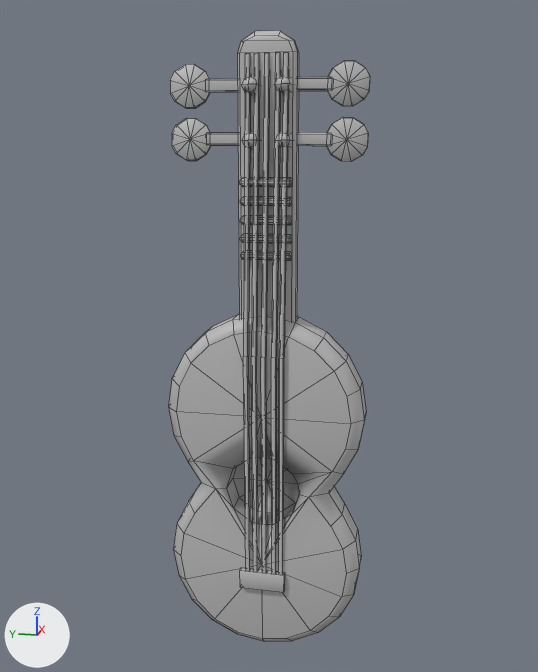
One commit to the FBX model VANHASSEL_CLARA/MESHES/SM_guitare.fbx: the scene before it, then after it.
Camera for both pictures: a 50 mm camera at (-1.196, -0.245, 0.349) aimed at (0.017, -0.003, 0.046). The axes (+X, +Y, +Z) are drawn at lower left. The lights are the same throughout. Mesh edges are drawn as thin lines. Where no turn or scale is listed for an object, it has been applied to the vertices. Vertices at the same position are counted once.

The first picture shows 'SM_guitare'.
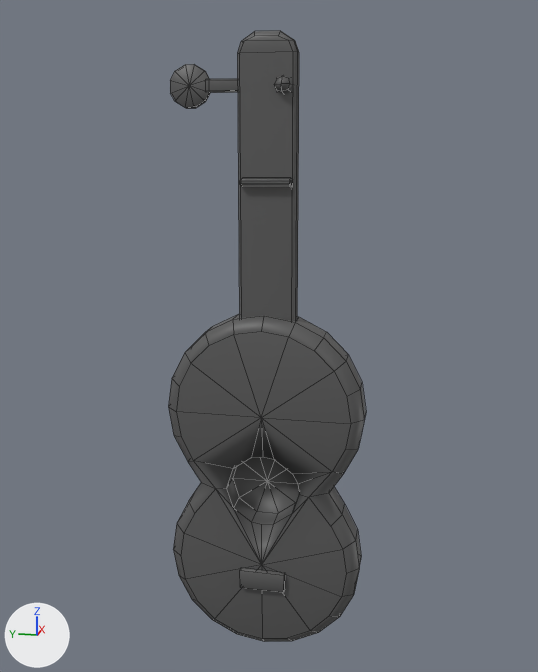
The newer file is also turned or shifted as a whole; pictures and numbers use the older file's frame.

The change, as a list of edits to the scene's bpy script:
```text
Add mat_t_bedroom_props_01:
    mat_t_bedroom_props_01 = principled_material('T_Bedroom_Props_01')
    mat_t_bedroom_props_01.base_color = (0.101, 0.101, 0.101)  # dark grey #595959
Change me_mesh:
    used by ob_sm_guitare; location = (0.0, 0.0, 0.0)
    remove me_mesh.from_pydata(...)  # 625 vertices, 639 faces; spans x -0.043..0.053, y -0.171..0.171, z -0.53..0.53
    add me_mesh.from_pydata(...)  # 284 vertices, 304 faces; spans x -0.042..0.053, y -0.171..0.171, z -0.53..0.53
    me_mesh part 1: 18 loose pieces with 341 vertices, spanning x -0.043..0.009, y -0.162..0.154, z -0.373..0.496, are deleted
    me_mesh part 2: 304 faces spanning x -0.042..0.053, y -0.171..0.171, z -0.53..0.53 switch from mat_texture (grey #bcbcbc) to mat_t_bedroom_props_01 (dark grey #5a5a5a)
```

Location of each change, (x1, y1, x2, y2) in pixels of the pictures (538 x 672 px):
'SM_guitare', reshaped: before (168, 30, 370, 642); after (168, 30, 366, 642)
part 1 of me_mesh, deleted: before (172, 52, 370, 574)
part 2 of me_mesh, recoloured: (170, 64, 350, 639) in both
